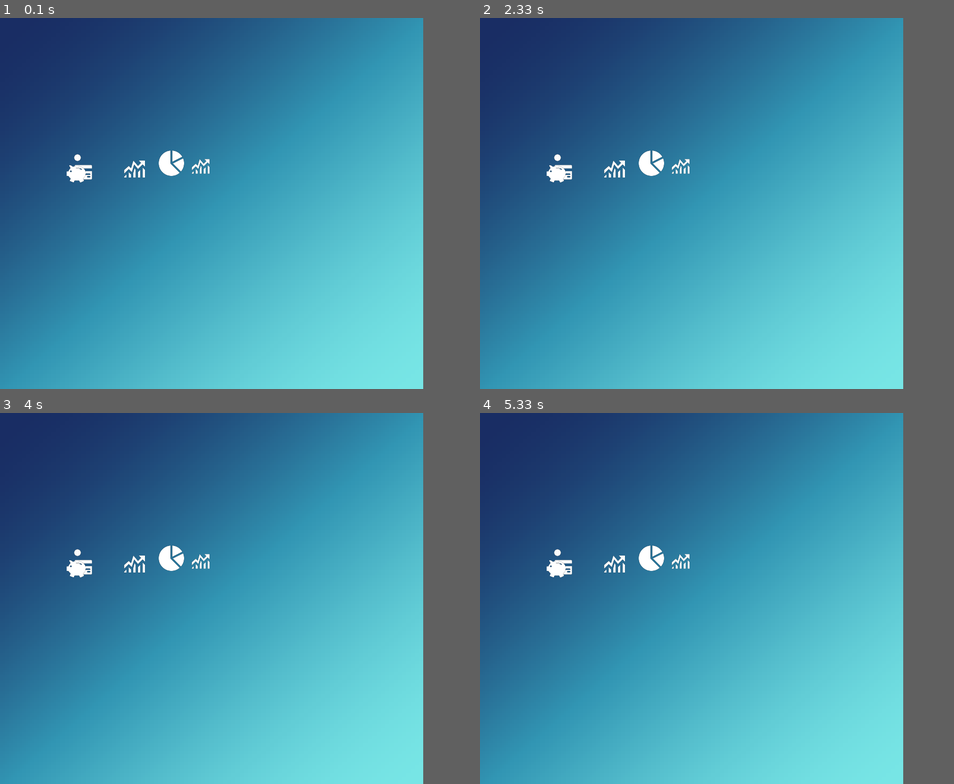
Above: before the commit, frames 1-4 (two rows, left to right).
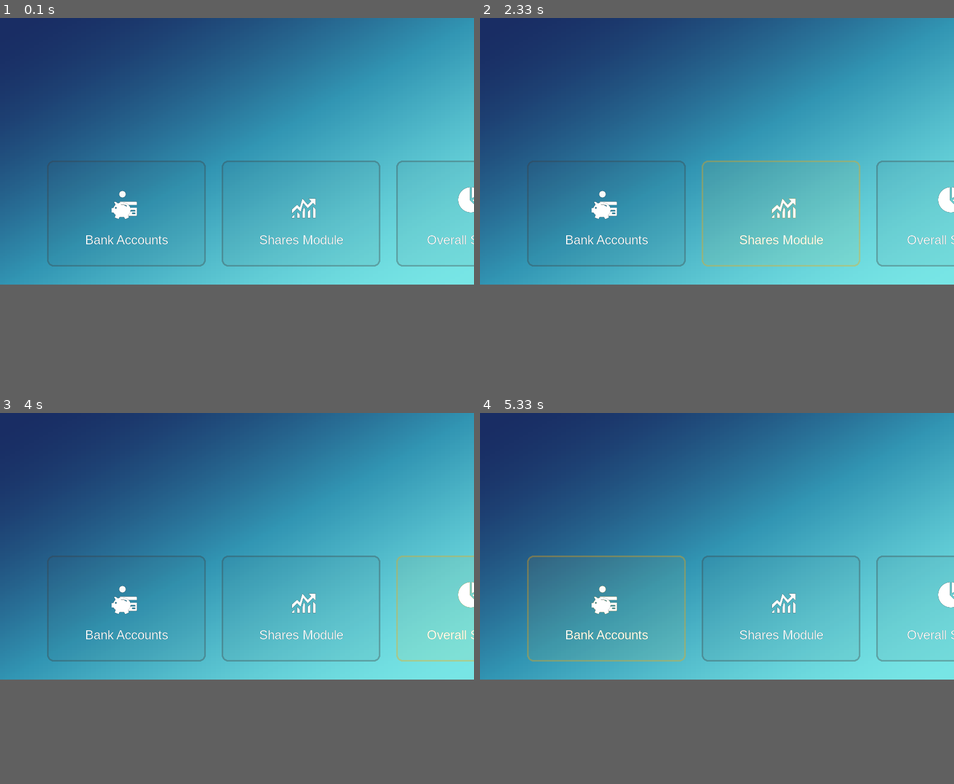
Above: after the commit, the same moments.

Repository: sachinadk2011/FinLedger
Game: pygame game, started from main.py
Two runs of this game, one before a commit and one after it. Both use one fixed random seed, a clock stepped at 60 frames per second and the inputs below.
Inputs (mouse positions are in pixels of both pictures, inside the frame that each line leads up to):
- Up to frame 1 (0.1 s): no input
- Up to frame 2 (2.33 s): click (607, 214) at 0.38 s; click (721, 170) at 0.72 s; click (570, 110) at 1.05 s; click (892, 244) at 1.38 s; click (726, 62) at 1.72 s; click (721, 181) at 2.05 s
- Up to frame 3 (4 s): click (222, 502) at 2.38 s; click (402, 617) at 3.22 s; click (383, 539) at 3.55 s; click (402, 598) at 3.88 s
- Up to frame 4 (5.33 s): click (579, 494) at 4.22 s; click (603, 594) at 4.55 s; click (579, 531) at 4.88 s; click (645, 624) at 5.22 s
In our replay, the window is 800x700 before the commit and 896x503 after it. These sizes can differ from the game's own. Grey fills any space a smaller window leaves; there, only what the larger window draws over its background counts as a difference.

The runs differ from the first frame. In frame 1, 26% of the frame differs, in the area x 0-100%, y 0-100%; in frame 2, 28%; in frame 3, 26%; in frame 4, 31%.

Commit message:
Enhance icon and button_card classes for improved rendering and interaction; implement hover effects and dynamic positioning for UI elements

Diff:
--- a/main.py
+++ b/main.py
@@ -13,6 +13,7 @@
 
 from config import WHITE, BLUE, ORANGE, MIN_WIDTH, MIN_HEIGHT, FPS, HEIGHT, WIDTH
 print(MIN_WIDTH, MIN_HEIGHT,  HEIGHT, WIDTH)
+
 pygame.display.set_caption("Finance Investement Tracker")
 clock = pygame.time.Clock()
 font = pygame.font.SysFont("Arial", 24)
@@ -21,6 +22,7 @@
 MID_COLOR = (50, 150, 180)    # Vibrant Teal (Middle)
 END_COLOR = (120, 230, 230)   # Bright Cyan/Aqua (Corner 2 - The Glow)
 
+# Create a small gradient surface
 def create_gradient_surface(width, height, c1, c2, c3):
     surface = pygame.Surface((width, height))
 
@@ -50,42 +52,109 @@
     return surface
 SMALL_GRADIENT = create_gradient_surface(100, 100, START_COLOR, MID_COLOR, END_COLOR)
 
+# Function to get a stretched gradient background
 def get_instant_bg(width, height):
     # This uses Pygame's built-in C-engine to stretch the image
     return pygame.transform.smoothscale(SMALL_GRADIENT, (width, height))
 
+# Function to tint an icon with a given color
 def tint_icon(icon, color):
     tinted = icon.copy()
     tinted.fill((*color, 255), special_flags=pygame.BLEND_RGBA_MULT)
     return tinted
 
+# Function to load and scale an icon
 def load_icon(path, size):
     icon = pygame.image.load(path).convert_alpha()
     return pygame.transform.smoothscale(icon, size)
 
+# Icon class to manage individual icons
 class icon:
     def __init__(self,  size, pos=(0,0)):
         self.surface = pygame.Surface(size, pygame.SRCALPHA)
 
-        self.rect = self.surface.get_rect(topleft=pos)
+        self.rel_x, self.rel_y = pos
 
     def add_image(self, icon, pos):
         self.surface.blit(icon, pos)
 
-    def draw(self, screen):
-        screen.blit(self.surface, self.rect)
+    def get_width(self):
+        return self.surface.get_width()
+
+    def get_height(self):
+        return self.surface.get_height()
+
+    def draw(self, target_screen):
+        # Draw the icon surface onto the target screen at its relative position
+        target_screen.blit(self.surface, (self.rel_x, self.rel_y))
 
     def set_pos(self, x, y):
-        self.rect.topleft = (x, y)
+        self.rel_x = x
+        self.rel_y = y
 
     def tint(self, color):
         self.surface = tint_icon(self.surface, color)
 
+# Button card class for interactive buttons
+class button_card:
+    def __init__(self, size, icon, pos=(0,0), caption=""):
+        self.surface = pygame.Surface(size, pygame.SRCALPHA)
+        self.rect = self.surface.get_rect(topleft=pos)
+        self.icon = icon
+        self.caption = caption
+        self.caption_length = len(caption)
+        self.hovered = False
+        self.Gray = (60, 60, 60)
+
+    def update_position(self, x, y):
+        self.rect.topleft = (x, y)
+        x, y = self.surface.get_size()
+        print(x, y)
+        #center icon in button
+        icon_x = x // 2 + self.caption_length // 2 - self.icon.get_width() // 3
+        icon_y = y // 2 - self.icon.get_height() // 2
+        self.icon.set_pos(icon_x, icon_y)
+
+    def hovered_check(self, mouse_pos):
+        if self.rect.collidepoint(mouse_pos):
+            self.hovered = True
+
+        else:
+            self.hovered = False
+
+
+    def draw(self, screen, color="", alpha=15):
+        self.color = color if color else self.Gray
+        self.color = ORANGE if self.hovered else self.Gray
+
+
+        #draw card background
+        pygame.draw.rect(
+            self.surface,
+            (*self.color, alpha),
+            self.surface.get_rect(),
+            border_radius=12
+        )
+
+        #drawing border
+        pygame.draw.rect(
+            self.surface,
+            (*self.color, 90),
+            self.surface.get_rect(),
+            width=3,
+            border_radius=12
+        )
+        #draw icon and caption over button
+        self.icon.draw(self.surface)
+        if self.caption:
+            caption_surf = font.render(self.caption, True, WHITE)
+            caption_rect = caption_surf.get_rect(center=(self.surface.get_width() // 2, self.surface.get_height() - 50))
+            self.surface.blit(caption_surf, caption_rect)
+        screen.blit(self.surface, self.rect.topleft)
 
 def main():
-    Options = ["Stocks", "Bonds", "Mutual Funds", "ETFs", "Cryptocurrency"]
     screen  = pygame.display.set_mode(
-                (800, 700),
+                (WIDTH, HEIGHT),
                 pygame.RESIZABLE
             )
     #bank icon combine
@@ -98,25 +167,43 @@
     bank_icons.add_image(pig_icon, (0, 20))
     bank_icons.tint(WHITE)
 
+    bank_card = button_card((300, 200), bank_icons, caption="Bank Accounts")
+
+
     #share icon
-    share_icon = load_icon("assests/stock_icon.png", (70, 70))
+    share_icon = load_icon("assests/stock_icon.png", (80, 80))
     stock_bar_icon = icon((120, 100) ,pos=(220, 250))
     stock_bar_icon.add_image(share_icon, (0, 0))
     stock_bar_icon.tint(WHITE)
 
+    share_card = button_card((300, 200), stock_bar_icon, caption="Shares Module")
+
     # report combine icon
     pie_chart_icon = load_icon("assests/stock_pies.png",(48, 48) )
     bar_icon = load_icon("assests/stock_icon.png", (60,60))
-    stock_report_icon = icon((120,120), pos=(300, 250))
+    stock_report_icon = icon((120,100), pos=(300, 250))
     stock_report_icon.add_image(pie_chart_icon, (0, 0))
     stock_report_icon.add_image(bar_icon, (50, 0))
     stock_report_icon.tint(WHITE)
 
+    stock_report_card = button_card((300, 200), stock_report_icon, caption="Overall Summary")
+
 
 
     # Draw once (important!)
     width, height = screen.get_size()
     background = get_instant_bg(width, height)
+
+    #initial card positions
+    card_width, card_height = bank_card.surface.get_size()
+    card_pos_x = int(width * 0.1)
+    card_pos_y = height - (height + card_height) // 3
+    bank_card.update_position(card_pos_x, card_pos_y)
+    gap = int(card_width * 0.1)
+    share_card.update_position(card_pos_x + card_width + gap, card_pos_y)
+    stock_report_card.update_position(card_pos_x + 2*(card_width + gap), card_pos_y)
+
+
 
 
 
@@ -140,10 +227,25 @@
                     )
                 background = get_instant_bg(width, height)
 
+                #update card positions
+                card_pos_x = int(width * 0.1)
+                card_pos_y = height - (height + card_height) // 3
+                bank_card.update_position(card_pos_x, card_pos_y)
+                share_card.update_position(card_pos_x + card_width + gap, card_pos_y)
+                stock_report_card.update_position(card_pos_x + 2*(card_width + gap), card_pos_y)
+
         screen.blit(background, (0, 0))
-        bank_icons.draw(screen)
-        stock_bar_icon.draw(screen)
-        stock_report_icon.draw(screen)
+
+        #hover check for buttons
+        mouse_pos = pygame.mouse.get_pos()
+        bank_card.hovered_check(mouse_pos)
+        share_card.hovered_check(mouse_pos)
+        stock_report_card.hovered_check(mouse_pos)
+
+        #draw buttons
+        bank_card.draw(screen)
+        share_card.draw(screen)
+        stock_report_card.draw(screen)
 
 
         pygame.display.update()
